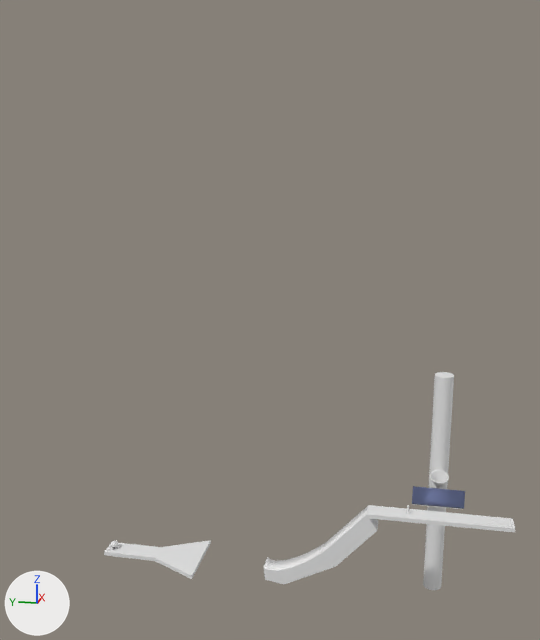
A saved change to the glTF model assets/final.glb.
Before and after are seen from a 50 mm lens placed at (-172.2, 0.3, 88.7), pointed at (-2.7, 34.2, 46.3). Arrows for +X, +Y and +Z are at lower left; the lights stay in place. Where no turn or scale is listed for an object, it has been applied to the vertices. Vertices at the same position are counted once.

In view in the first picture: 'Cube-col', 'Cube-col.002', 'Cube.001-col', 'Cube.002-col', 'Cylinder-col', 'Suzanne'.
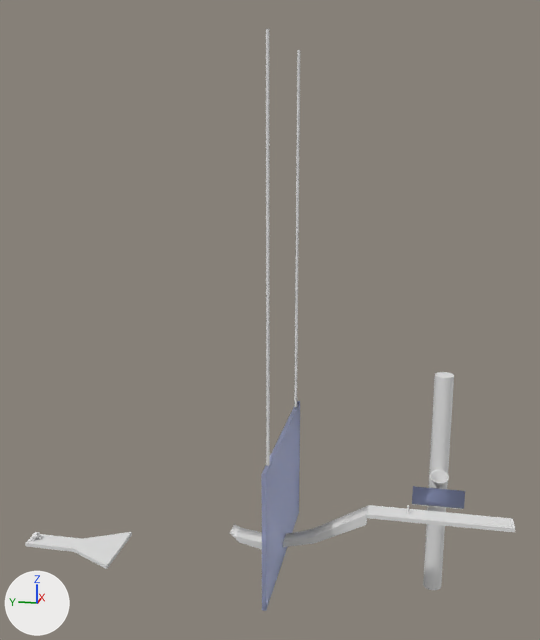
Boxes [x1, y1, x2, y2] around the edits, measured in the pictures (540 x 640 px):
```json
{"object": "Cube-col.003", "change": "added", "after": [261, 401, 300, 611], "on screen": "blue"}
{"object": "Cube.001-col", "change": "reshaped", "before": [264, 506, 378, 585], "after": [230, 506, 368, 549], "on screen": "21% wider, 45% shorter"}
{"object": "Cube.002-col", "change": "moved", "before": [104, 540, 211, 579], "after": [25, 532, 132, 569]}
{"object": "Cylinder.001", "change": "added", "after": [266, 29, 300, 466]}
{"object": "Suzanne", "change": "moved", "before": [110, 540, 120, 549], "after": [31, 532, 41, 540]}
```

The change, as JSON lines over the scene's bpy script:
```json
{"op": "add", "block": "mat_material_002", "code": ["mat_material_002 = principled_material('Material.002')", "mat_material_002.base_color = (0.8, 0.8, 0.8)  # white #e7e7e7", "mat_material_002.roughness = 0.4"]}
{"block": "me_cube_001", "where": "# used by ob_cube_001_col; location = (-5.2, 9.5, 0.8)"}
{"op": "remove", "block": "me_cube_001", "code": "me_cube_001.from_pydata(...)  # 28 vertices, 52 faces; spans x -2.3..2.3, y -2.6..25.4, z -21.6..0.0"}
{"op": "add", "block": "me_cube_001", "code": "me_cube_001.from_pydata(...)  # 28 vertices, 52 faces; spans x -2.3..2.3, y 0.0..34.0, z -12.4..0.0"}
{"block": "me_cube_001", "change": "me_cube_001 part 1"}
{"block": "me_cube_001", "change": "26 vertices are removed from x -2.3..2.3, y -2.6..25.4, z -21.6..-4.1"}
{"block": "me_cube_001", "change": "52 faces are deleted"}
{"block": "me_cube_001", "change": "13 vertices are added at x -2.3, y 0.1..34.0, z -12.4..-2.8"}
{"block": "me_cube_001", "change": "13 new vertices lie (4.6, 0.0, 0.0) away from vertices in x -2.3, y 0.1..34.0, z -12.4..-2.8"}
{"block": "me_cube_001", "change": "52 new faces join them"}
{"op": "add", "block": "me_cylinder", "code": ["me_cylinder = bpy.data.meshes.new('Cylinder')", "me_cylinder.from_pydata(...)  # a 6-sided cylinder along z spanning x -0.3..0.3, y -0.4..0.4, z -45.2..45.2; a 6-sided cylinder along z spanning x -37.4..-36.8, y -0.4..0.4, z -45.2..45.2", "me_cylinder.materials.append(mat_material_002)  # white #e7e7e7"]}
{"op": "add", "block": "me_cube_005", "code": ["me_cube_005 = bpy.data.meshes.new('Cube.005')", "me_cube_005.from_pydata(...)  # a box spanning x -23.0..23.0, y -0.5..0.5, z -16.5..16.5", "me_cube_005.materials.append(mat_material_001)  # blue #a0afe7"]}
{"op": "set", "path": "ob_cube_002_col.location", "old": "(-5.2, 57.7, -17.6)", "new": "(-5.2, 80.2, -17.6)"}
{"op": "set", "path": "ob_suzanne.location", "old": "(-5.1, 75.6, -16.4)", "new": "(-5.1, 98.1, -16.4)"}
{"op": "add", "block": "ob_cylinder_001", "code": ["ob_cylinder_001 = bpy.data.objects.new('Cylinder.001', me_cylinder)", "ob_cylinder_001.location = (13.4, 30.5, 63.3)"]}
{"op": "add", "block": "ob_cube_col_003", "code": ["ob_cube_col_003 = bpy.data.objects.new('Cube-col.003', me_cube_005)", "ob_cube_col_003.location = (-5.2, 30.5, 2.4)"]}
```
